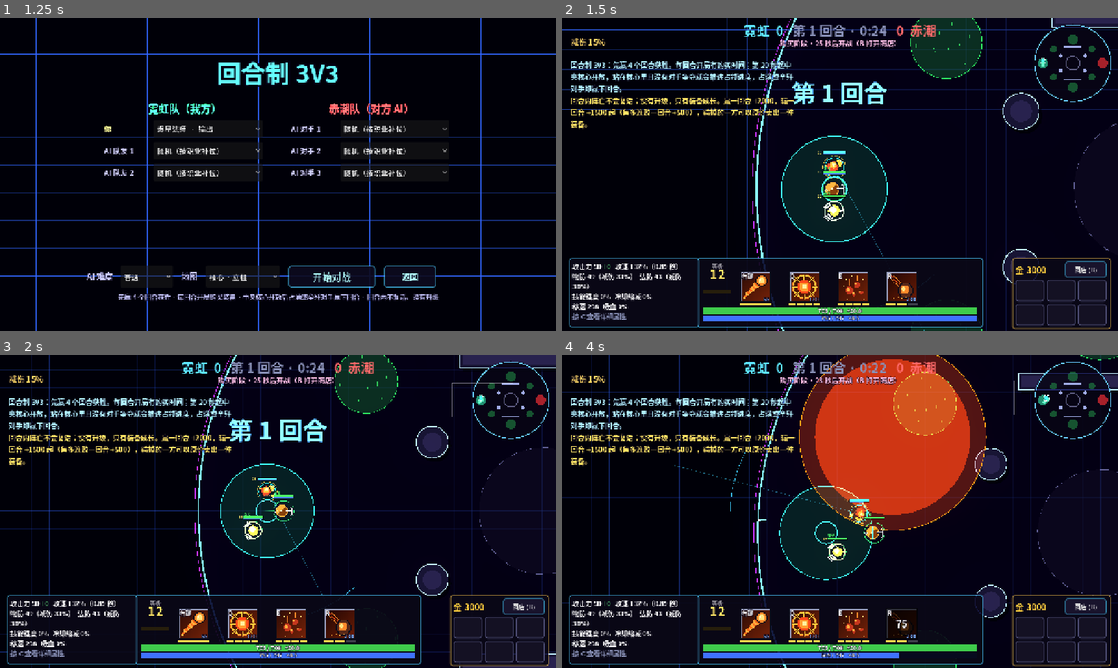
Above: before the commit, frames 1-4 (two rows, left to right).
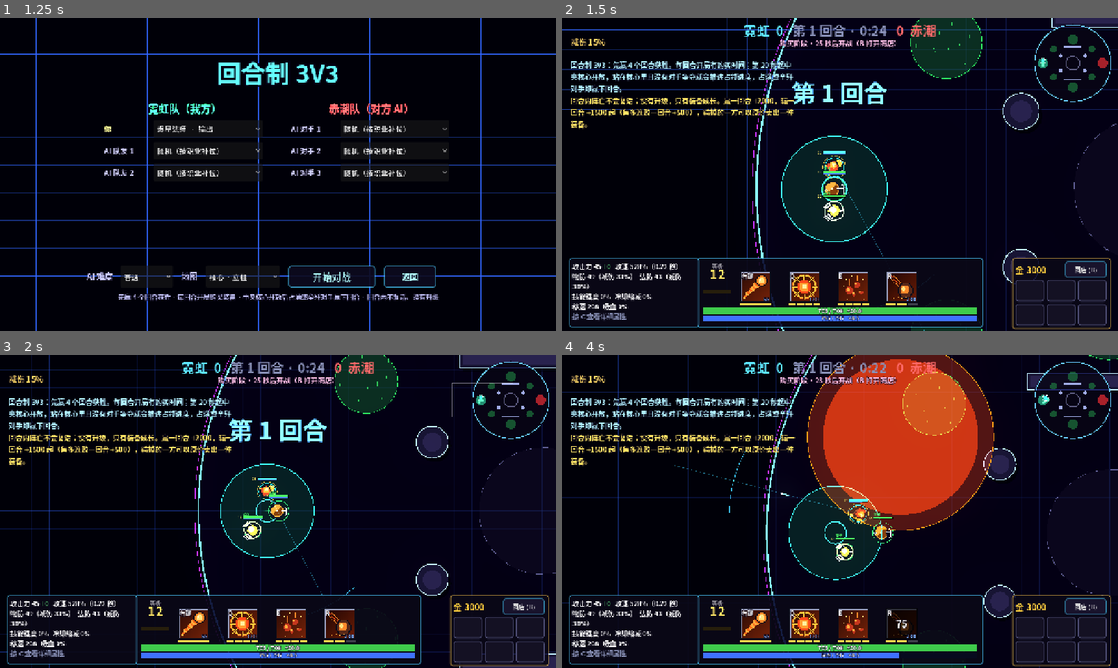
Above: after the commit, the same moments.

Repository: ciki-9876/NeonMOBA
Game: Godot game, scene res://main.tscn
Two runs of this game, one before a commit and one after it. Both use one fixed random seed, a clock stepped at 60 frames per second and the inputs below.
Inputs (mouse positions are in pixels of both pictures, inside the frame that each line leads up to):
- Up to frame 1 (1.25 s): tap Enter at 0.5 s; move the mouse to (400, 158) at 0.52 s; hold D from 0.53 s (still down); tap Q at 0.6 s; click (400, 158) at 0.67 s; tap Space at 0.77 s
- Up to frame 2 (1.5 s): release D at 1.25 s; click "开始对战" at 1.25 s
- Up to frame 3 (2 s): no input
- Up to frame 4 (4 s): drag from (728, 527) to (812, 574) at 2.02 s; move the mouse to (895, 442) at 2.77 s; hold D 2.78-3.5 s; tap R at 2.85 s; drag from (812, 574) to (673, 464) at 3.52 s

Frame 1 is identical in both runs. In frame 2, less than 0.1% of the frame differs, in the area x 5-19%, y 78-93%; in frame 3, 0.3%; in frame 4, 8.6%, in the area x 5-100%, y 0-100%.

Commit message:
Tune global combat speed and damage

Diff:
--- a/game/tuning.gd
+++ b/game/tuning.gd
@@ -1,9 +1,11 @@
 extends RefCounted
 ## Global combat tuning knobs (no dependencies, safe to preload from hero.gd / kit scripts).
 
-## combat feel (2026-11-26 hit-rate pass): global multipliers on top of the hero data, so the data keeps
-## its relative values. Faster projectiles + bigger bodies + slower movement = easier to hit.
-const BOLT_SPEED_MULT := 1.35     # basic-attack bolts (hero proj_speed incl. item bonuses)
-const SHOT_SPEED_MULT := 1.3      # skill shots of data heroes (kit_data "shot")
+## Global multipliers on top of hero data, so individual values keep their relative scale.
+## Latest adjustment: 30% slower movement and 100% faster basic and skill projectiles.
+const BOLT_SPEED_MULT := 2.7      # basic-attack bolts (hero proj_speed incl. item bonuses): 1.35 × 2
+const SHOT_SPEED_MULT := 2.6      # skill shots of data heroes (kit_data "shot"): 1.3 × 2
 const HERO_RADIUS_MULT := 1.3     # hero collision / hit radius (the sprite is scaled with it)
-const MS_MULT := 0.88             # hero move speed
+const MS_MULT := 0.616            # hero move speed: 0.88 × 0.7
+const ATTACK_SPEED_MULT := 4.0    # global hero basic-attack rate
+const ATTACK_DAMAGE_MULT := 0.5   # global hero attack power, including bonus attack damage
--- a/hero.gd
+++ b/hero.gd
@@ -201,10 +201,16 @@
 
 func atk_dmg() -> float:
 	var base: float = float(ST.get("dmg_base", 50.0))
-	return base * (2.0 if dd_t > 0.0 else 1.0) + float(ST.get("dmg_bonus", 0.0))
+	return (base * (2.0 if dd_t > 0.0 else 1.0) + float(ST.get("dmg_bonus", 0.0))) * Tune.ATTACK_DAMAGE_MULT
+
+func atk_base_display() -> float:
+	return float(ST.get("dmg_base", 50.0)) * Tune.ATTACK_DAMAGE_MULT * (2.0 if dd_t > 0.0 else 1.0)
+
+func atk_bonus_display() -> float:
+	return float(ST.get("dmg_bonus", 0.0)) * Tune.ATTACK_DAMAGE_MULT
 
 func atk_rate() -> float:
-	return clampf(float(ST.get("as", 100.0)) + buff_v("as"), 20.0, 700.0) / 100.0
+	return clampf(float(ST.get("as", 100.0)) + buff_v("as"), 20.0, 700.0) / 100.0 * Tune.ATTACK_SPEED_MULT
 
 func as_bonus() -> float:
 	return atk_rate() - 1.0
--- a/kit_data.gd
+++ b/kit_data.gd
@@ -509,6 +509,14 @@
 		return "/".join(PackedStringArray(parts)) + "%"
 	return _n(float(p) * 100.0) + "%"
 
+func _as_vals(p) -> String:
+	if p is Array:
+		var parts := []
+		for x in p:
+			parts.append(_n(float(x) * Tune.ATTACK_SPEED_MULT))
+		return "/".join(PackedStringArray(parts)) + "%"
+	return _n(float(p) * Tune.ATTACK_SPEED_MULT) + "%"
+
 func _n(v: float) -> String:
 	return str(int(round(v))) if absf(v - roundf(v)) < 0.05 else ("%.1f" % v)
 
@@ -546,7 +554,8 @@
 			"buff":
 				var bid: String = str(e["id"])
 				var bv = e.get("v", 0)
-				parts.append("%s%s +%s，持续 %s 秒" % [w, BUFF_NAMES.get(bid, bid), _pct(bv) if bid in ["haste", "dr"] else _vals(bv), _vals(e["dur"])])
+				var buff_value := _pct(bv) if bid in ["haste", "dr"] else (_as_vals(bv) if bid == "as" else _vals(bv))
+				parts.append("%s%s +%s，持续 %s 秒" % [w, BUFF_NAMES.get(bid, bid), buff_value, _vals(e["dur"])])
 			"dash": parts.append("冲向目标%s" % ("，然后" + _desc(e.get("then", [])) if not e.get("then", []).is_empty() else ""))
 			"pull": parts.append("把%s拉向%s" % [w, "自己" if str(e.get("to", "caster")) == "caster" else "中心"])
 			"shot": parts.append("射出长度 %s 的弹道，命中%s时：%s" % [_vals(e.get("len", 900)), "每个对手" if bool(e.get("pierce", false)) else "第一个对手", _desc(e.get("then", []))])
@@ -574,11 +583,12 @@
 		if p.has("def"): bits.append("物理防御 +%s" % _vals(p["def"]))
 		if p.has("res"): bits.append("法术防御 +%s" % _vals(p["res"]))
 		if p.has("regen"): bits.append("生命回复 +%s" % _vals(p["regen"]))
-		if p.has("as"): bits.append("攻速 +%s%%" % _vals(p["as"]))
+		if p.has("as"): bits.append("攻速 +%s" % _as_vals(p["as"]))
 		if p.has("ms"): bits.append("移速 +%s" % _vals(p["ms"]))
 		if p.has("aura"):
 			var a: Dictionary = p["aura"]
-			bits.append("光环：%s 范围内的友方%s +%s" % [_n(float(a.get("r", 700))), BUFF_NAMES.get(str(a["id"]), str(a["id"])), _vals(a["v"])])
+			var aura_value := _as_vals(a["v"]) if str(a["id"]) == "as" else _vals(a["v"])
+			bits.append("光环：%s 范围内的友方%s +%s" % [_n(float(a.get("r", 700))), BUFF_NAMES.get(str(a["id"]), str(a["id"])), aura_value])
 		body += "，".join(PackedStringArray(bits)) + "。"
 	var tail := ""
 	if st.has("mana"):
--- a/ui/shop_ui.gd
+++ b/ui/shop_ui.gd
@@ -64,7 +64,8 @@
 	if ev is InputEventMouseButton and ev.pressed and ev.button_index == MOUSE_BUTTON_RIGHT:
 		_buy(id)
 
-const STAT_NAMES := {"atk": "攻击力", "as": "% 攻击速度", "def": "物理防御", "res": "法术防御", "ms": "移动速度",
+const Tune = preload("res://game/tuning.gd")
+const STAT_NAMES := {"atk": "攻击力（全局倍率后）", "as": "% 基础攻速（全局倍率后）", "def": "物理防御", "res": "法术防御", "ms": "移动速度",
 	"hp": "生命值", "mana": "法力值", "hpr": "生命回复", "mpr": "法力回复", "ls": "% 吸血", "pow": "% 技能强度",
 	"cdr": "% 冷却缩减", "range": "攻击距离", "pspd": "弹道速度", "vision": "视野"}
 const CAT_NAMES := {"basic": "基础", "advanced": "进阶", "ultimate": "终极", "upgrade": "英雄强化"}
@@ -79,9 +80,12 @@
 	var parts := []
 	for k in stv:
 		var nm: String = STAT_NAMES.get(k, k)
+		var amount := float(stv[k])
+		if k == "atk": amount *= Tune.ATTACK_DAMAGE_MULT
+		elif k == "as": amount *= Tune.ATTACK_SPEED_MULT
 		if k == "range" and gm.player != null and bool(gm.player.def["melee"]):
 			nm += "（近战减半）"
-		parts.append(("+%s%s" if nm.begins_with("%") else "+%s %s") % [_num(float(stv[k])), nm])
+		parts.append(("+%s%s" if nm.begins_with("%") else "+%s %s") % [_num(amount), nm])
 	if not parts.is_empty():
 		out += "[color=#c8f0ff]" + "   ".join(PackedStringArray(parts)) + "[/color]\n"
 	var spc: Dictionary = it["special"]
@@ -323,7 +327,7 @@
 	var g := func(k: String) -> float: return float(p.ST.get(k, 0.0))
 	var dfp := func(x: float) -> int: return int(round((1.0 - gm.def_mult(x)) * 100.0))
 	hd.attr_rt.text = "攻击力 %d [color=#6aff8a]+%d[/color]   攻速 %d%%（%.2f 秒）\n物防 %d（减伤 %d%%）  法防 %d（减伤 %d%%）\n技能强度 %d%%   冷却缩减 %d%%\n移速 %d   吸血 %d%%\n[color=#8a92b8]按 C 查看详细属性[/color]" % [
-		int(g.call("dmg_base")), int(g.call("dmg_bonus")), int(g.call("as")), p.atk_interval(),
+		int(p.atk_base_display()), int(p.atk_bonus_display()), int(round(p.atk_rate() * 100.0)), p.atk_interval(),
 		int(p.armor_val()), dfp.call(p.armor_val()), int(p.mr_val()), dfp.call(p.mr_val()),
 		int(round(g.call("pow") * 100.0)), int(round(g.call("cdr") * 100.0)),
 		int(p.move_speed()), int(round(g.call("ls") * 100.0))]
@@ -334,8 +338,8 @@
 		if p.has_scepter(): upg.append("终极协议")
 		hd.stats_rt.text = "[b][color=#ffd23f]%s[/color][/b]   [color=#8a92b8]英雄面板固定，属性全部来自装备与符文；升级只获得技能点[/color]\n\n攻击力  %d  …(259 unchanged characters)…
 			p.def["name"],
-			int(g.call("dmg_base")), int(g.call("dmg_bonus")), ("  [color=#ffd23f](双倍伤害神符)[/color]" if p.dd_t > 0.0 else ""),
-			int(g.call("as")), p.atk_interval(), float(p.def["stats"]["interval"]), int(p.atk_range()), ("（近战）" if bool(p.def["melee"]) else ""),
+			int(p.atk_base_display()), int(p.atk_bonus_display()), ("  [color=#ffd23f](双倍伤害神符)[/color]" if p.dd_t > 0.0 else ""),
+			int(round(p.atk_rate() * 100.0)), p.atk_interval(), float(p.def["stats"]["interval"]), int(p.atk_range()), ("（近战）" if bool(p.def["melee"]) else ""),
 			int(p.proj_speed()), int(g.call("vision")),
 			int(p.armor_val()), dfp.call(p.armor_val()), int(p.mr_val()), dfp.call(p.mr_val()), int(p.move_speed()),
 			int(p.max_hp), p.hp_regen(), int(p.mana_max), p.mp_regen(),
Not shown, changed: docs/design/核心对战规则与选手属性设计.md
Not shown, added: docs/session_requests/2026-11-27-attack-speed-damage-adjustment.md
Not shown, added: docs/session_requests/2026-11-27-attack-speed-damage.md
Not shown, added: docs/session_requests/2026-11-27-movement-projectile-speed.md
Not shown, added: docs/session_requests/2026-11-27-numerical-balance-rationale.md
Not shown, changed: docs/协作说明.md
